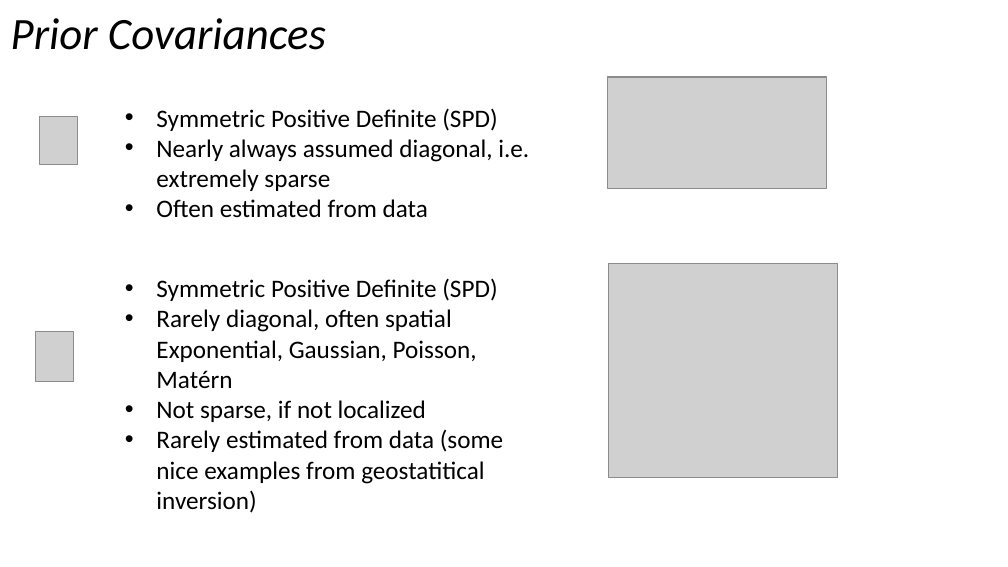
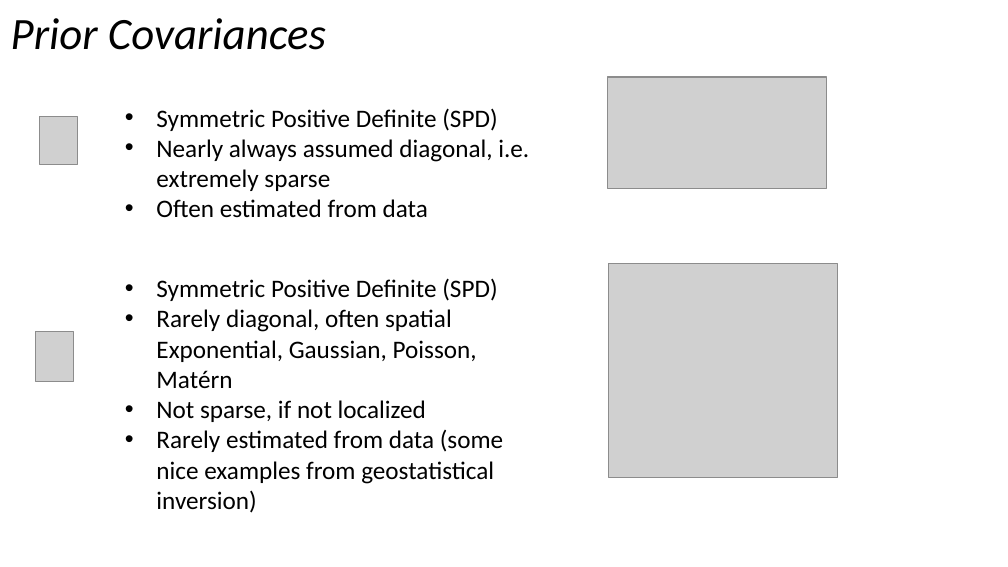
Before and after one commit to volkerrath/JacoPyAn, a slide deck: slide 21 of doc/Rathetal_MT-Jacobians.pptx (slide 30 before the commit). Drawn at 1008x567 pixels with LibreOffice and Linux fonts; fonts in the diff are those of the drawing; grey boxes stand for pictures. Boxes give left, top, right and bottom in pixels: in the first picture for what was removed or moved away, otherwise in the second. Text is boxed around its words. In the diff, an @@ line names an element or a change of style, - is before the commit and + after.

```diff
--- a/doc/Rathetal_MT-Jacobians.pptx
+++ b/doc/Rathetal_MT-Jacobians.pptx
@@ text at bbox=[156, 430, 503, 513]: text changed @@
-• Rarely estimated from data (some nice examples from geostatitical inversion)
+• Rarely estimated from data (some nice examples from geostatistical inversion)
```
Also in this commit, not shown: 6 other slides changed, 5 slides added, 1 slide removed, 37 other files.
